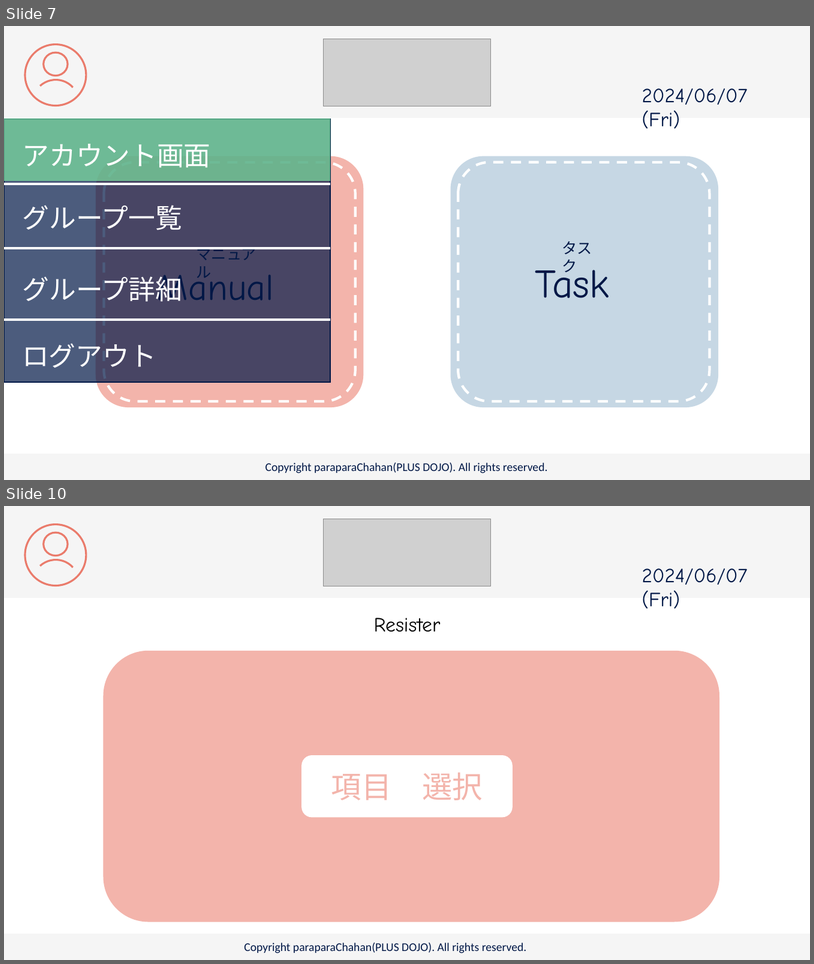
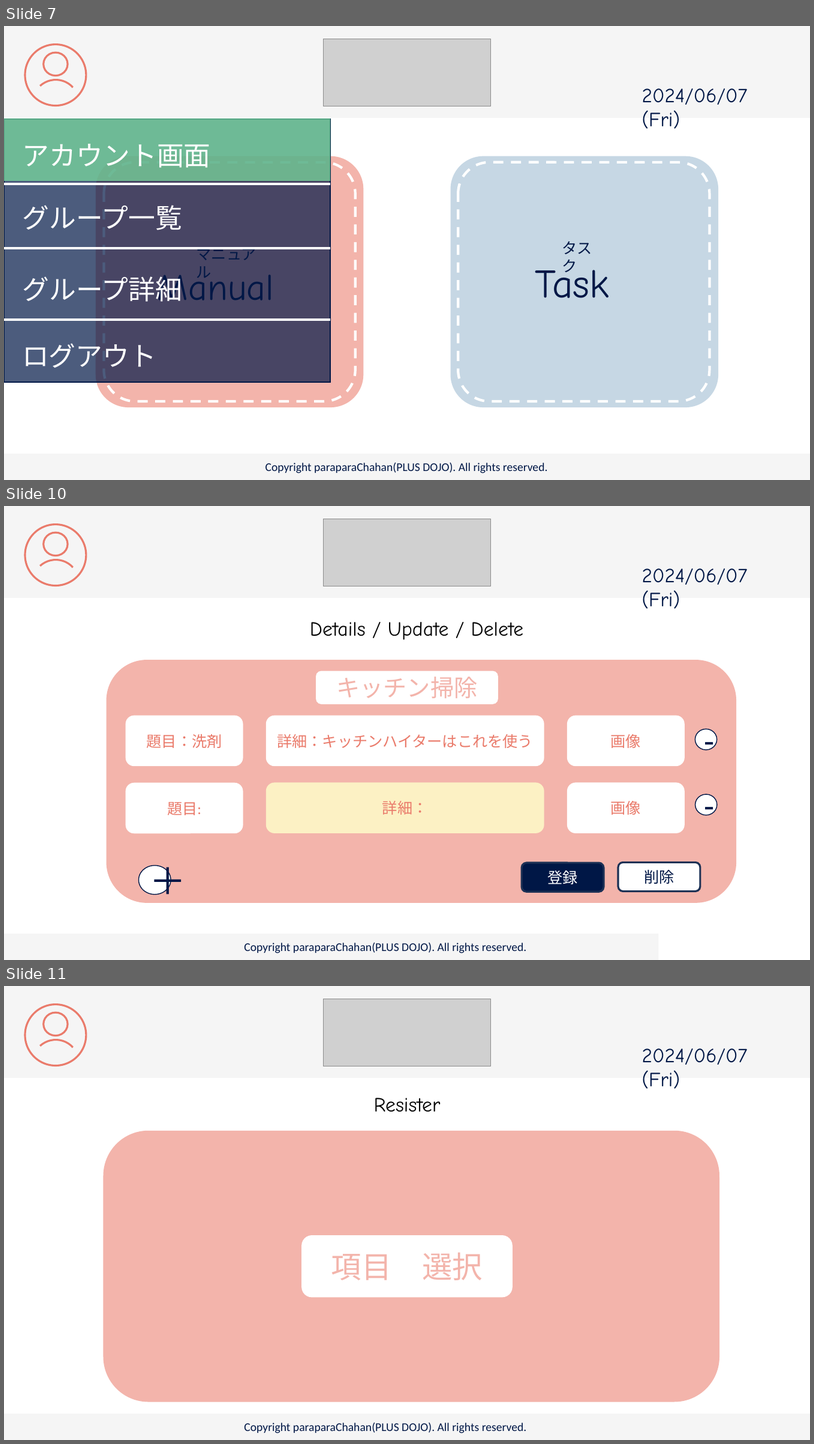
Before and after one commit to plusdojo2024/C2, a slide deck: doc/13_外部設計/famiLink 画面デザイン.pptx. Shown one above the other, each under a label of ours: slides 7 and 10 before the commit, slides 7, 10 and 11 after it; the slides between them are not shown. The pictures are 814x964 and 814x1444 pixels, drawn with LibreOffice and Linux fonts; fonts in the diff are those of the drawing; grey boxes stand for pictures. Boxes give left, top, right and bottom in pixels: in the first picture for what was removed or moved away, otherwise in the second. Text is boxed around its words. In the diff, an @@ line names an element or a change of style, - is before the commit and + after.

```diff
--- a/doc/13_外部設計/famiLink 画面デザイン.pptx
+++ b/doc/13_外部設計/famiLink 画面デザイン.pptx
@@ slide 10 added at [4,506,810,960], background #FFFFFF @@
@@ rectangle added at [4,506,810,598], fill #F5F5F5 @@
@@ picture added at [323,519,492,586] @@
@@ ellipse added at [25,524,86,585], outline #EA7B6B 2.25 pt @@
@@ ellipse added at [44,532,68,556], outline #EA7B6B 2.25 pt @@
@@ arc (boxed as its full ellipse) added at [23,550,89,615], outline #EA7B6B 2.25 pt @@
@@ text added at [642,568,748,609], 24 pt, text #001746 @@
+2024/06/07 (Fri)
@@ text added at [310,622,524,640], 24 pt, text #000000 @@
+Details / Update / Delete
@@ rounded rectangle added at [106,660,737,903], fill #F3B4AB @@
@@ rounded rectangle added at [316,670,498,704], fill #FFFFFF, 28 pt, text #F3B4AB @@
+キッチン掃除
@@ rounded rectangle added at [126,715,243,766], fill #FFFFFF, 18 pt, text #EA7B6B @@
+題目：洗剤
@@ rounded rectangle added at [266,715,544,766], fill #FFFFFF, 18 pt, text #EA7B6B @@
+詳細：キッチンハイターはこれを使う
@@ rounded rectangle added at [567,715,684,766], fill #FFFFFF, 18 pt, text #EA7B6B @@
+画像
@@ ellipse added at [695,729,717,749], fill #FFFFFF, outline #001746 1 pt, 40 pt, text #001746 @@
+-
@@ rounded rectangle added at [126,783,243,833], fill #FFFFFF, 18 pt, text #EA7B6B @@
+題目:
@@ rounded rectangle added at [266,783,544,833], fill #FCF1C4, 18 pt, text #EA7B6B @@
+詳細：
@@ rounded rectangle added at [567,783,684,833], fill #FFFFFF, 18 pt, text #EA7B6B @@
+画像
@@ ellipse added at [695,794,717,814], fill #FFFFFF, outline #001746 1 pt, 40 pt, text #001746 @@
+-
@@ ellipse added at [139,865,171,894], fill #FFFFFF, outline #001746 1 pt, 44 pt, text #001746 @@
+＋
@@ rounded rectangle added at [522,862,604,891], fill #001746, outline #1E3256 2.25 pt, 18 pt, text #FFFFFF @@
+登録
@@ rounded rectangle added at [618,862,701,891], fill #FFFFFF, outline #1E3256 2.25 pt, 18 pt, text #001746 @@
+削除
@@ rectangle added at [4,933,659,960], fill #F5F5F5 @@
@@ text added at [244,942,527,953], 14 pt, text #001746 @@
+Copyright paraparaChahan(PLUS DOJO). All rights reserved.
@@ what was slide 10 is now slide 11 @@
```
Also in this commit, not shown: 3 slides changed, 1 other slide added.
